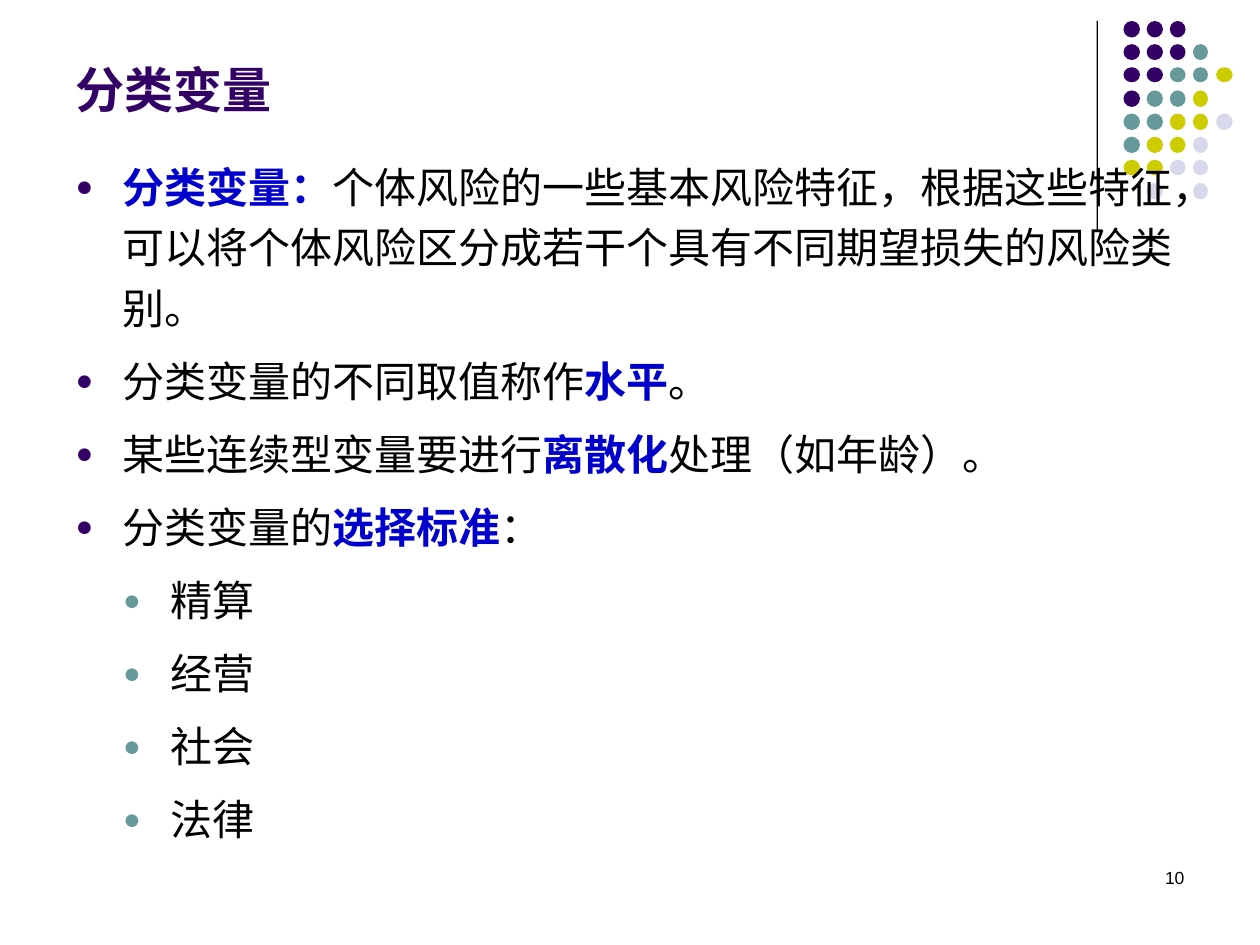
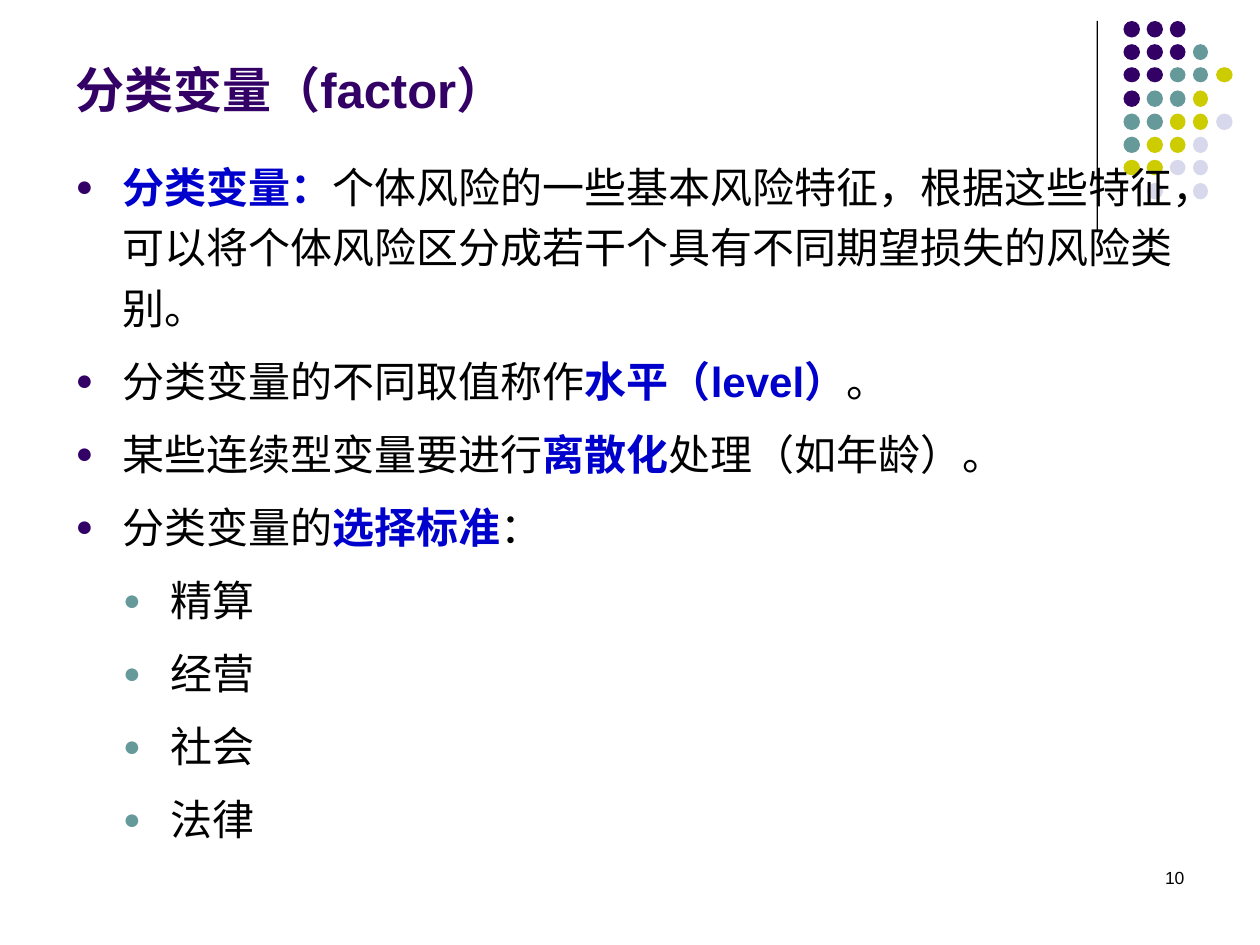
Before and after one commit to lizhengxiao/Non-life-Insurance-Actuarial-Science, a slide deck: slide 10 of Lectures/7 - Classification Rating and Generalized Linear Models.pptx. Drawn at 1260x945 pixels with LibreOffice and Linux fonts; fonts in the diff are those of the drawing. Boxes give left, top, right and bottom in pixels: in the first picture for what was removed or moved away, otherwise in the second. Text is boxed around its words. In the diff, an @@ line names an element or a change of style, - is before the commit and + after.

```diff
--- a/Lectures/7 - Classification Rating and Generalized Linear Models.pptx
+++ b/Lectures/7 - Classification Rating and Generalized Linear Models.pptx
@@ title at <box>76,66,506,113</box>: text changed @@
-分类变量
+分类变量（factor）
@@ text at <box>123,361,888,401</box>: text changed @@
-● 分类变量的不同取值称作水平。
+● 分类变量的不同取值称作水平（level）。
```
Also in this commit, not shown: 6 other slides changed, 39 slides added, 2 other files.
